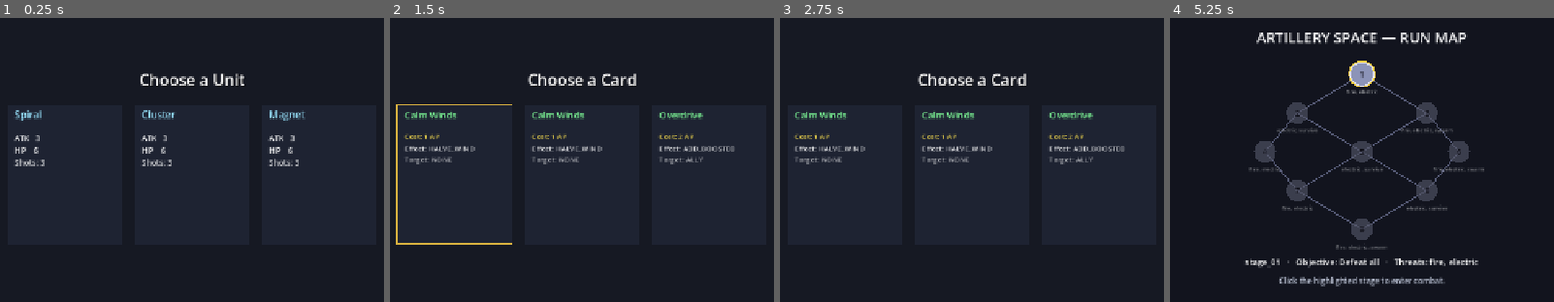
Above: before the commit, frames 1-4 (left to right).
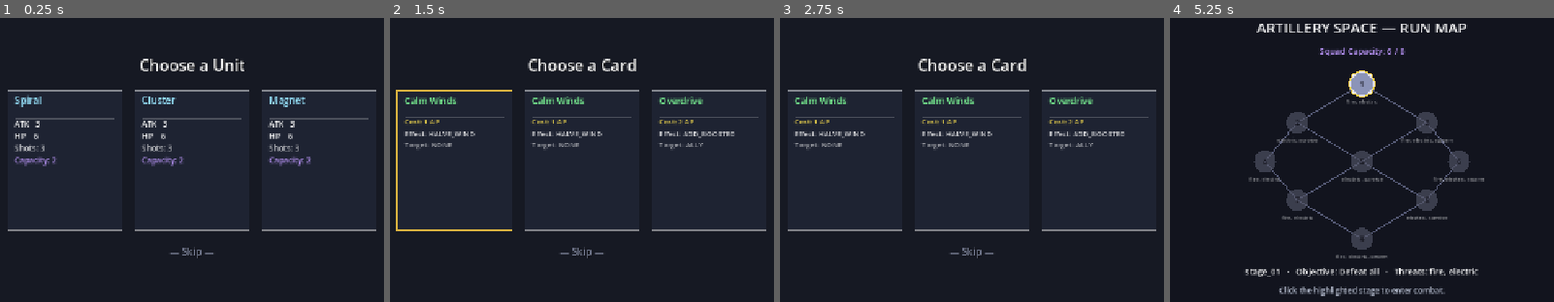
Above: after the commit, the same moments.

Repository: chubas/artillery-roguelike
Game: Godot game, scene res://world/run_controller.tscn
The game is run twice, just before and just after one commit, with the same random seed, the same clock (stepped at 60 frames per second) and the same inputs.
Inputs (mouse positions are in pixels of both pictures, inside the frame that each line leads up to):
- Up to frame 1 (0.25 s): no input
- Up to frame 2 (1.5 s): tap Enter at 0.5 s; move the mouse to (750, 134) at 0.52 s; hold Right 0.53-1.25 s; tap Tab at 0.6 s; click (750, 134) at 0.67 s; tap Space at 0.77, 1.25 s; drag from (428, 177) to (543, 245) at 1.27 s
- Up to frame 3 (2.75 s): tap Enter at 2 s; move the mouse to (1048, 60) at 2.02 s; hold Right from 2.03 s (still down); tap Keypad Enter at 2.1 s; click (1048, 60) at 2.17 s
- Up to frame 4 (5.25 s): release Right at 2.75 s; tap Space at 2.75, 3.77, 4.25 s; drag from (1323, 245) to (outside the picture) at 2.77 s; tap Enter at 3.5 s; move the mouse to (outside the picture) at 3.52 s; hold Left 3.53-4.25 s; tap 2 at 3.6 s; click (outside the picture) at 3.67 s; drag from (outside the picture) to (1246, 46) at 4.27 s; move the mouse to (1400, 157) at 5.02 s; hold Down from 5.03 s (still down); tap Q at 5.1 s; click (1400, 157) at 5.17 s

The runs differ from the first frame. In frame 1, 5.7% of the frame differs, in the area x 2-98%, y 14-85%; in frame 2, 7.0%; in frame 3, 6.6%; in frame 4, 12%, in the area x 19-82%, y 2-98%.

Commit message:
Unit capacity + skip rewards

Diff:
--- a/data/units/unit_definition.gd
+++ b/data/units/unit_definition.gd
@@ -53,4 +53,4 @@
 ## Prototype visuals (replaced by sprites post-M2)
 @export var color : Color = Color(0.5, 0.5, 0.5)
 
-# POST-M3: capacity_cost, action_points, upgrade slots, race, mount type
+@export var capacity_cost : int = 2
--- a/state/run_state.gd
+++ b/state/run_state.gd
@@ -4,6 +4,8 @@
 # (schema will churn while the run layer is nailed down — disk save/load is a later milestone).
 class_name RunState
 extends RefCounted
+
+const MAX_SQUAD_CAPACITY := 8
 
 var squad     : Array[RunUnitState] = []
 var deck      : Array[String] = []      # canonical card list (resource paths) — edited between stages
--- a/ui/map_screen.gd
+++ b/ui/map_screen.gd
@@ -8,6 +8,7 @@
 
 var _map : MapState
 var _graph : MapGraphView
+var _capacity_label : Label
 var _detail : Label
 var _hint : Label
 var _end_box : VBoxContainer
@@ -36,6 +37,11 @@
 	var title := _label("ARTILLERY SPACE — RUN MAP", 24)
 	title.horizontal_alignment = HORIZONTAL_ALIGNMENT_CENTER
 	box.add_child(title)
+
+	_capacity_label = _label("", 14)
+	_capacity_label.horizontal_alignment = HORIZONTAL_ALIGNMENT_CENTER
+	_capacity_label.add_theme_color_override("font_color", Color(0.75, 0.6, 1.0))
+	box.add_child(_capacity_label)
 
 	_graph = MapGraphView.new()
 	_graph.custom_minimum_size = Vector2(640, 320)
@@ -73,6 +79,12 @@
 	stage_selected.emit(_map.nodes[node_index])
 
 func _refresh() -> void:
+	var used := 0
+	for u in Run.active.squad:
+		var def := load(u.definition_id) as UnitDefinition
+		if def != null:
+			used += def.capacity_cost
+	_capacity_label.text = "Squad Capacity: %d / %d" % [used, RunState.MAX_SQUAD_CAPACITY]
 	_graph.map = _map
 	_graph.queue_redraw()
 	var choices := _map.next_choice_indices()
--- a/ui/reward_screen.gd
+++ b/ui/reward_screen.gd
@@ -5,6 +5,7 @@
 extends CanvasLayer
 
 signal reward_chosen(path: String)
+signal reward_skipped()
 
 enum Category { UNIT, ARTIFACT, CARD }
 
@@ -51,8 +52,20 @@
 		card.clicked.connect(_on_option_clicked)
 		row.add_child(card)
 
+	var skip_lbl := _make_label("— Skip —", 16)
+	skip_lbl.horizontal_alignment = HORIZONTAL_ALIGNMENT_CENTER
+	skip_lbl.mouse_filter = Control.MOUSE_FILTER_STOP
+	skip_lbl.add_theme_color_override("font_color", Color(0.55, 0.58, 0.68))
+	skip_lbl.gui_input.connect(_on_skip_input)
+	col.add_child(skip_lbl)
+
 func _on_option_clicked(path: String) -> void:
 	reward_chosen.emit(path)
+
+func _on_skip_input(event: InputEvent) -> void:
+	if event is InputEventMouseButton and event.pressed \
+			and event.button_index == MOUSE_BUTTON_LEFT:
+		reward_skipped.emit()
 
 func _make_label(text: String, font_size: int) -> Label:
 	var l := Label.new()
@@ -136,6 +149,9 @@
 		y += 20
 		draw_string(font, Vector2(12, y), "Shots: %d" % def.available_shots.size(),
 				HORIZONTAL_ALIGNMENT_LEFT, -1, 13, Color(1, 1, 1, 0.75))
+		y += 20
+		draw_string(font, Vector2(12, y), "Capacity: %d" % def.capacity_cost,
+				HORIZONTAL_ALIGNMENT_LEFT, -1, 13, Color(0.75, 0.6, 1.0))
 
 	func _draw_artifact(font: Font, y: float) -> void:
 		var def : ArtifactDef = _resource as ArtifactDef
--- a/world/combat_scene.gd
+++ b/world/combat_scene.gd
@@ -215,6 +215,7 @@
 	_m18_smoke()
 	_m21_smoke()
 	_m22_smoke()
+	_m23_smoke()
 
 	await get_tree().create_timer(0.3).timeout
 	get_tree().quit()
@@ -1183,6 +1184,19 @@
 	print("  armor_primer adds armor: armor=%d (expect 10)" % dummy.armor)
 	dummy.free()
 
+func _m23_smoke() -> void:
+	print("[smoke] -- M23 unit capacity + skip rewards --")
+	Run.start_default_run()
+	var def := load("res://data/units/player_cluster.tres") as UnitDefinition
+	print("  cluster.capacity_cost=%d (expect 2)" % def.capacity_cost)
+	print("  MAX_SQUAD_CAPACITY=%d (expect 8)" % RunState.MAX_SQUAD_CAPACITY)
+	var used := 0
+	for u in Run.active.squad:
+		var ud := load(u.definition_id) as UnitDefinition
+		if ud != null:
+			used += ud.capacity_cost
+	print("  used_capacity (2-unit run)=%d (expect 4)" % used)
+
 func _m21_smoke() -> void:
 	print("[smoke] -- M21 shards + upgrade slots --")
 	Run.start_default_run()
--- a/world/run_controller.gd
+++ b/world/run_controller.gd
@@ -91,9 +91,13 @@
 		var rs := RewardScreen.new()
 		rs.setup(cat, opts)
 		rs.reward_chosen.connect(_on_reward_chosen)
+		rs.reward_skipped.connect(_on_reward_skipped)
 		_swap(rs)
 		return   # wait for player selection
 	_on_all_rewards_done()
+
+func _on_reward_skipped() -> void:
+	_show_next_reward()
 
 func _on_reward_chosen(path: String) -> void:
 	match _current_reward_cat:
@@ -120,11 +124,21 @@
 
 # Sample `count` entries from `pool`. `allow_repeat` true = with replacement (units/cards);
 # false = without replacement (artifacts — no duplicates in the same offer or across runs).
+func _used_capacity() -> int:
+	var total := 0
+	for u in Run.active.squad:
+		var def := load(u.definition_id) as UnitDefinition
+		if def != null:
+			total += def.capacity_cost
+	return total
+
 func _pick_reward_options(cat: int) -> Array[String]:
 	var pool : Array[String]
 	var allow_repeat : bool
 	match cat:
 		RewardScreen.Category.UNIT:
+			if _used_capacity() >= RunState.MAX_SQUAD_CAPACITY:
+				return []
 			pool = Run.active.unit_pool
 			allow_repeat = true
 		RewardScreen.Category.ARTIFACT:
Not shown, changed: PROGRESS.md
Not shown, added: docs/planning/milestone-23-plan.md
